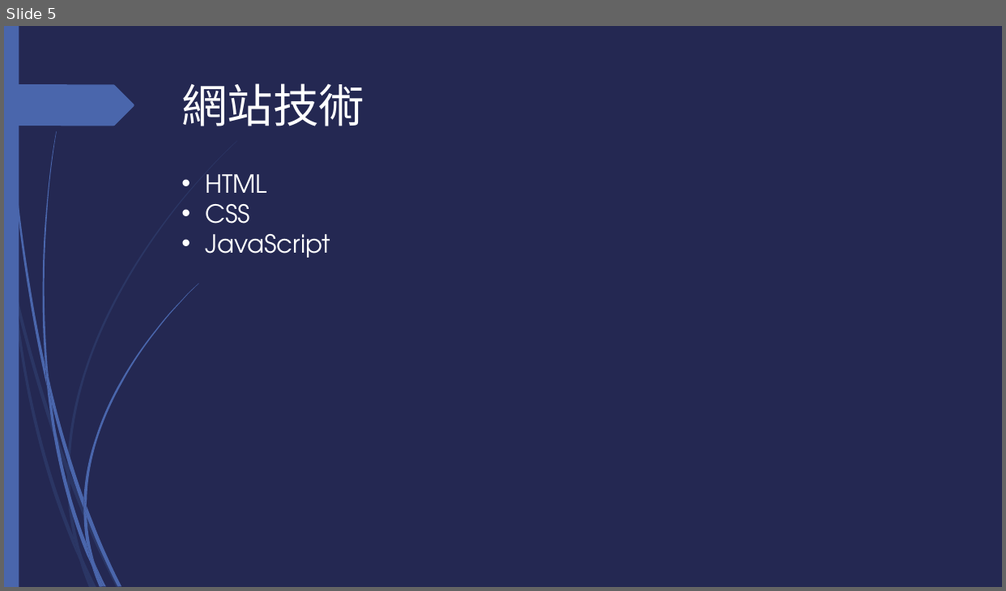
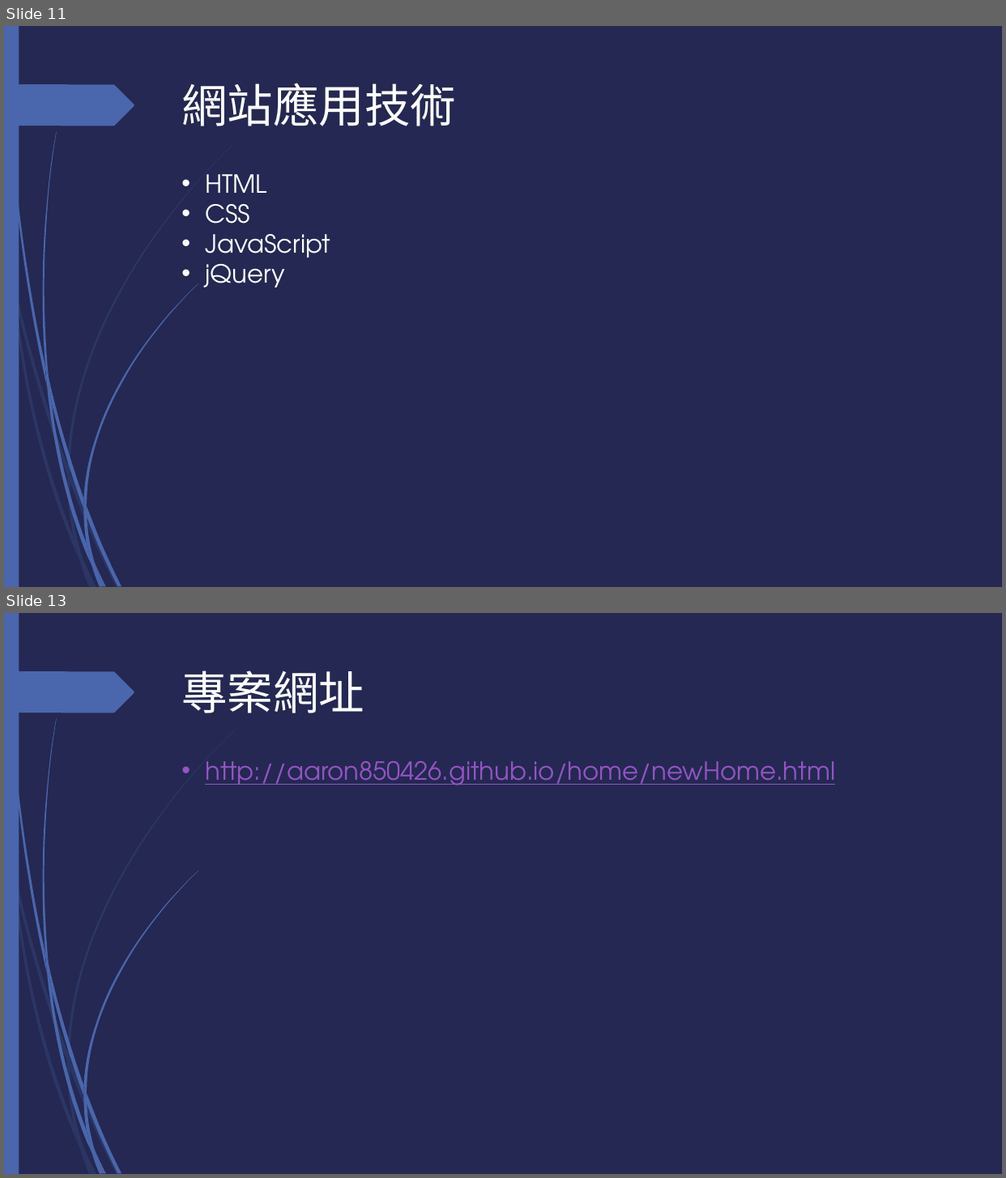
Before and after one commit to aaron850426/aaron850426.github.io, a slide deck: document.pptx. Shown one above the other, each under a label of ours: slide 5 before the commit, slides 11 and 13 after it; the slides between them are not shown. The pictures are 1006x591 and 1006x1178 pixels, drawn with LibreOffice and Linux fonts; fonts in the diff are those of the drawing. Boxes give left, top, right and bottom in pixels: in the first picture for what was removed or moved away, otherwise in the second. Text is boxed around its words. In the diff, an @@ line names an element or a change of style, - is before the commit and + after.

```diff
--- a/document.pptx
+++ b/document.pptx
@@ slide 13 added at [4,613,1002,1174], background #242852; not listed: 24 template elements that a slide beside it also shows @@
@@ title added at [182,671,365,713], 44 pt, text #FFFFFF @@
+專案網址
@@ text added at [205,761,835,786], 24 pt, text #9454C3, underline @@
+• http://aaron850426.github.io/home/newHome.html
@@ what was slide 5 is now slide 11 @@
@@ slide 11 changed as well @@
@@ title at [182,83,457,126]: text changed @@
-網站技術
+網站應用技術
@@ text at [205,264,285,288]: paragraph added @@
+• jQuery
```
Also in this commit, not shown: 5 other slides changed, 6 other slides added, 16 other files.
